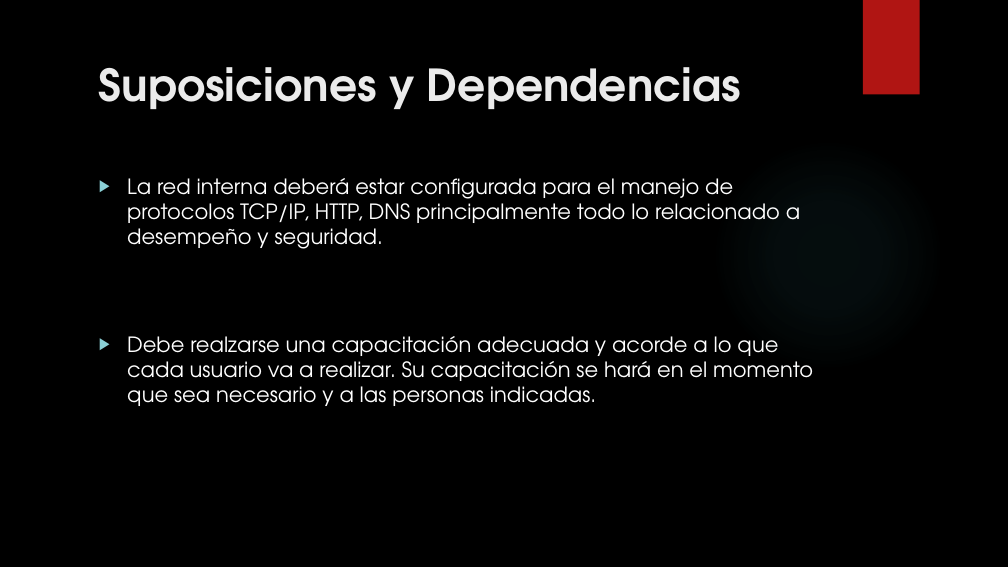
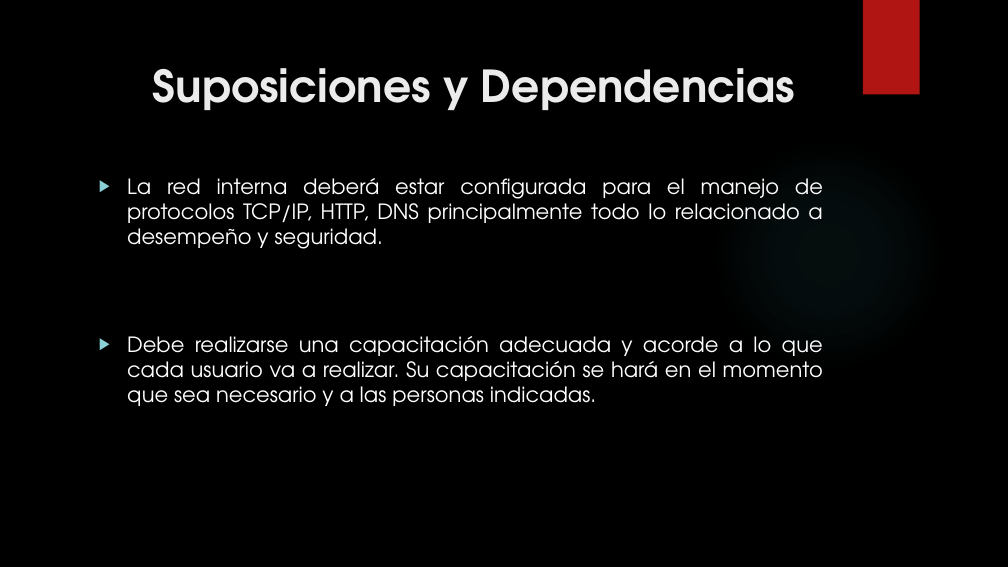
Before and after one commit to francben/proyectoDeliberyApp, a slide deck: slide 10 of Presentacion de Clase.pptx (slide 11 before the commit). Drawn at 1008x567 pixels with LibreOffice and Linux fonts; fonts in the diff are those of the drawing; background and template pictures are left out. Boxes give left, top, right and bottom in pixels: in the first picture for what was removed or moved away, otherwise in the second. Text is boxed around its words. In the diff, an @@ line names an element or a change of style, - is before the commit and + after.

```diff
--- a/Presentacion de Clase.pptx
+++ b/Presentacion de Clase.pptx
@@ title "Suposiciones y Dependencias" at [153, 68, 795, 110]: alignment left to centre @@
@@ text at [127, 178, 823, 249]: alignment left to justified @@
@@ text at [127, 336, 823, 406]: text changed @@
-▶ Debe realzarse una capacitación adecuada y acorde a lo que cada usuario va a realizar. Su capacitación se hará en el momento que sea necesario y a las personas indicadas.
+▶ Debe realizarse una capacitación adecuada y acorde a lo que cada usuario va a realizar. Su capacitación se hará en el momento que sea necesario y a las personas indicadas.
```
Also in this commit, not shown: 10 other slides changed, 3 slides added, 5 slides removed.
